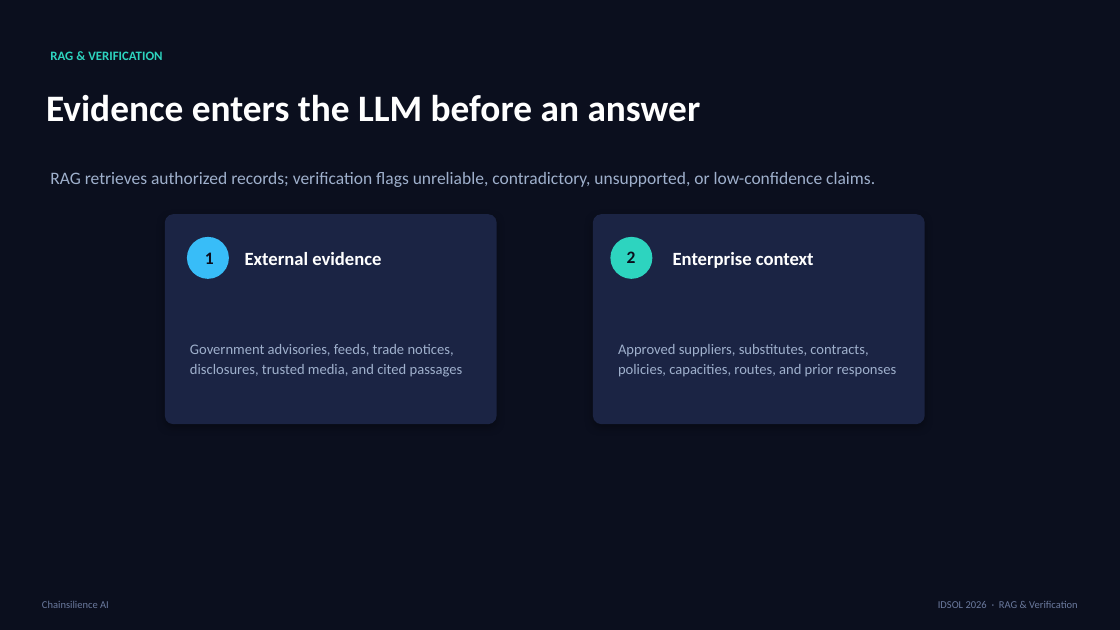
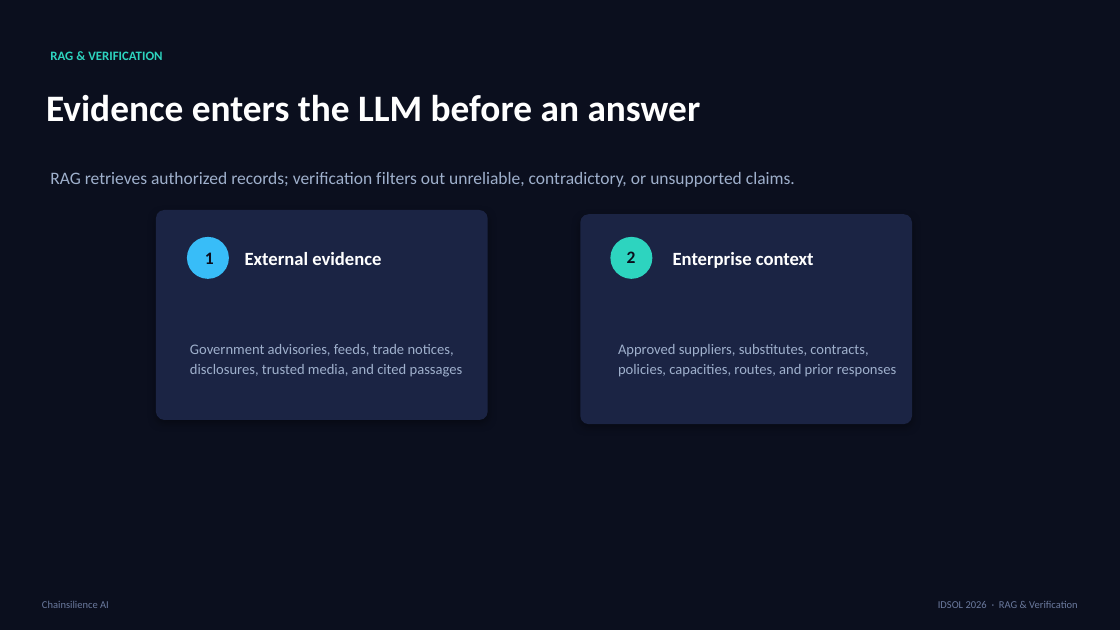
Before and after one commit to NoelVFX/Chainsilience-AI, a slide deck: slide 7 of Chainsilience_AI_IDSOL_2026_Pitch_Deck_Revised.pptx (slide 6 before the commit). Drawn at 1120x630 pixels with LibreOffice and Linux fonts; fonts in the diff are those of the drawing. Boxes give left, top, right and bottom in pixels: in the first picture for what was removed or moved away, otherwise in the second. Text is boxed around its words. In the diff, an @@ line names an element or a change of style, - is before the commit and + after.

```diff
--- a/Chainsilience_AI_IDSOL_2026_Pitch_Deck_Revised.pptx
+++ b/Chainsilience_AI_IDSOL_2026_Pitch_Deck_Revised.pptx
@@ text at (50, 172, 795, 187): text changed @@
-RAG retrieves authorized records; verification flags unreliable, contradictory, unsupported, or low-confidence claims.
+RAG retrieves authorized records; verification filters out unreliable, contradictory, or unsupported claims.
@@ rounded rectangle: place and size @@
-rounded rectangle at (165, 214, 497, 424)
+rounded rectangle at (156, 210, 488, 420)
@@ rounded rectangle: place and size @@
-rounded rectangle at (593, 214, 925, 424)
+rounded rectangle at (581, 214, 912, 424)
```
Also in this commit, not shown: 12 other slides changed, 1 slide added, 20 other files.
